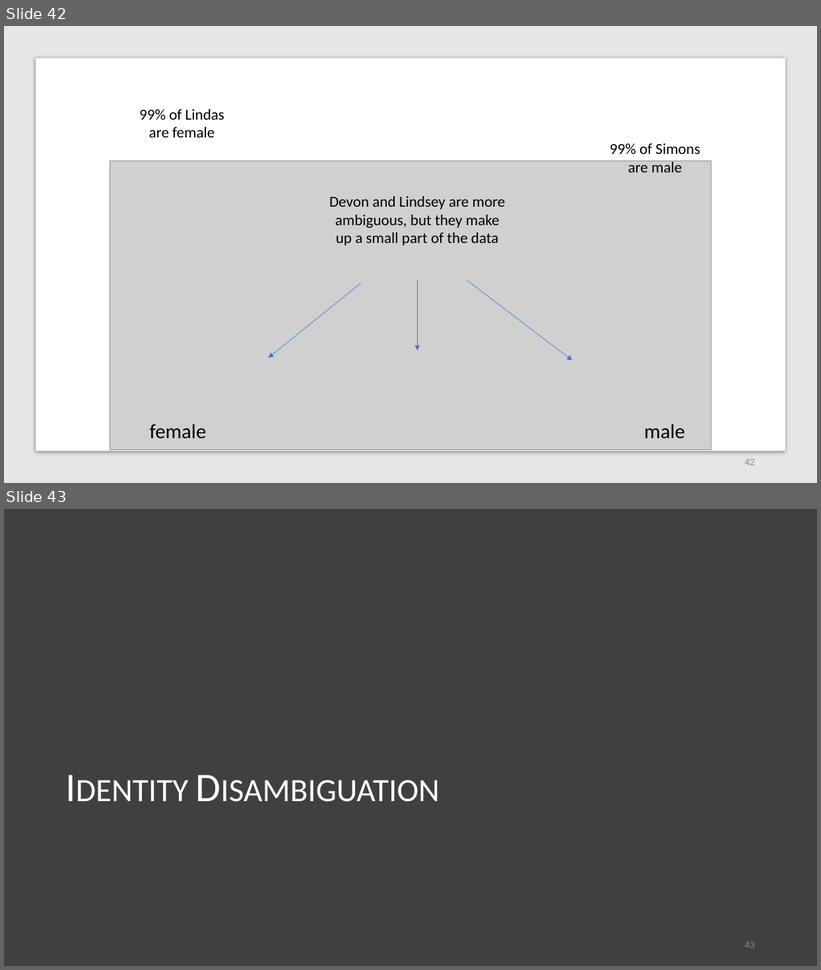
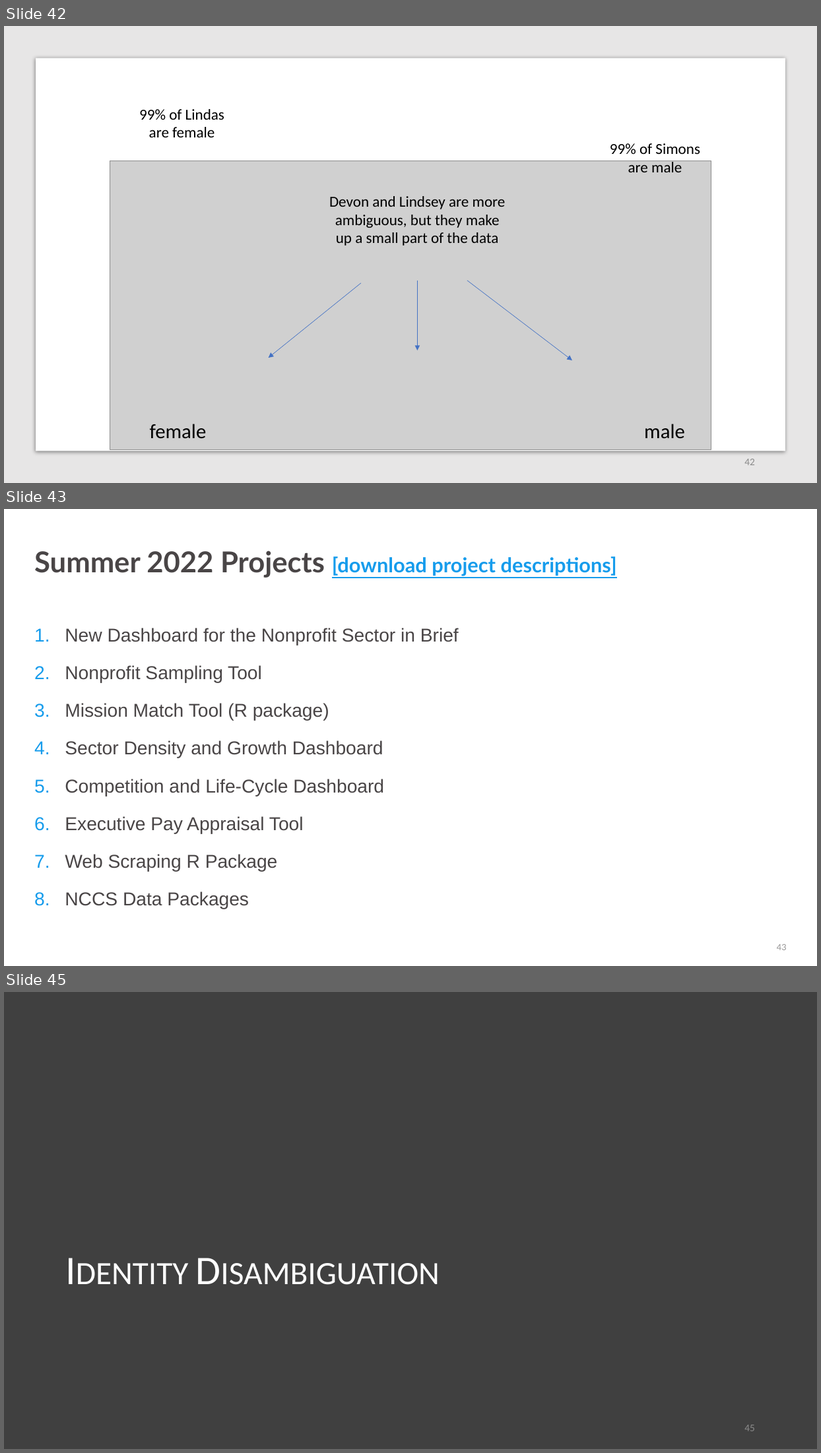
Before and after one commit to Nonprofit-Open-Data-Collective/titleclassifier, a slide deck: background/comp-dataset-name-and-title-prep.pptx. Shown one above the other, each under a label of ours: slides 42 and 43 before the commit, slides 42, 43 and 45 after it; the slides between them are not shown. The pictures are 821x970 and 821x1453 pixels, drawn with LibreOffice and Linux fonts; fonts in the diff are those of the drawing; grey boxes stand for pictures; background and template pictures are left out. Boxes give left, top, right and bottom in pixels: in the first picture for what was removed or moved away, otherwise in the second. Text is boxed around its words. In the diff, an @@ line names an element or a change of style, - is before the commit and + after.

```diff
--- a/background/comp-dataset-name-and-title-prep.pptx
+++ b/background/comp-dataset-name-and-title-prep.pptx
@@ slide 43 added at (x1=4, y1=509, x2=817, y2=966), background #FFFFFF @@
@@ title added at (x1=34, y1=551, x2=617, y2=578), 24 pt, text #169CEC, bold, underline @@
+Summer 2022 Projects [download project descriptions]
@@ text added at (x1=65, y1=628, x2=459, y2=910), 22 pt, text #494546 @@
+1. New Dashboard for the Nonprofit Sector in Brief
+2. Nonprofit Sampling Tool
+3. Mission Match Tool (R package)
+4. Sector Density and Growth Dashboard
+5. Competition and Life-Cycle Dashboard
+6. Executive Pay Appraisal Tool
+7. Web Scraping R Package
+8. NCCS Data Packages
@@ page number added at (x1=777, y1=945, x2=787, y2=951), 10 pt, text #959494 @@
+43
@@ what was slide 43 is now slide 45 @@
```
Also in this commit, not shown: 1 other slide added, 1 other file.
